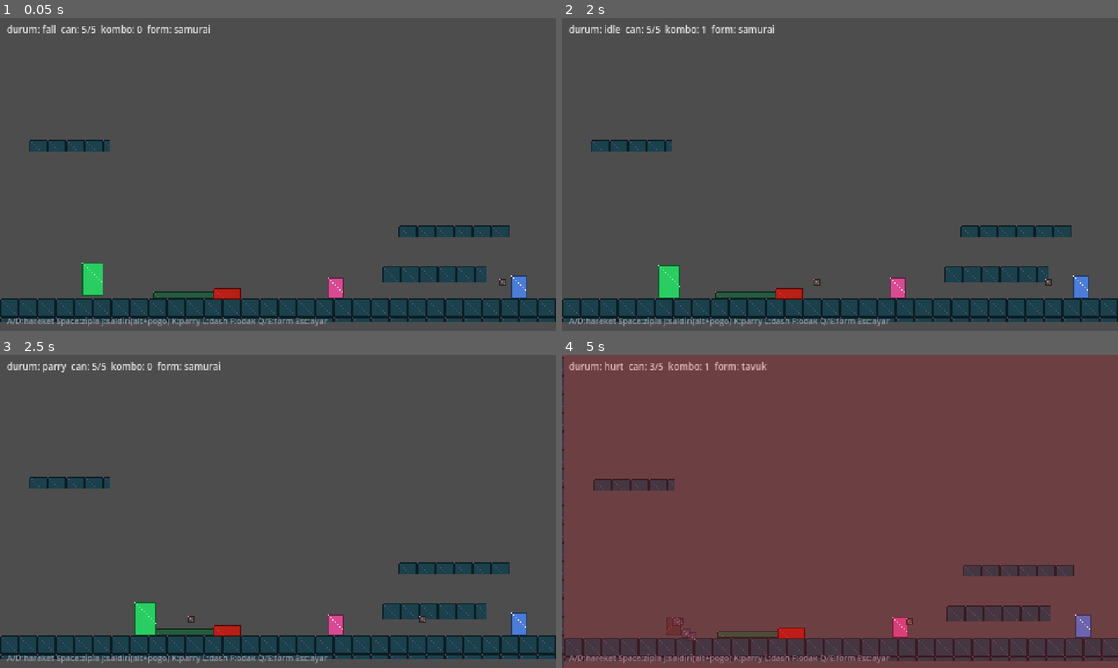
Above: before the commit, frames 1-4 (two rows, left to right).
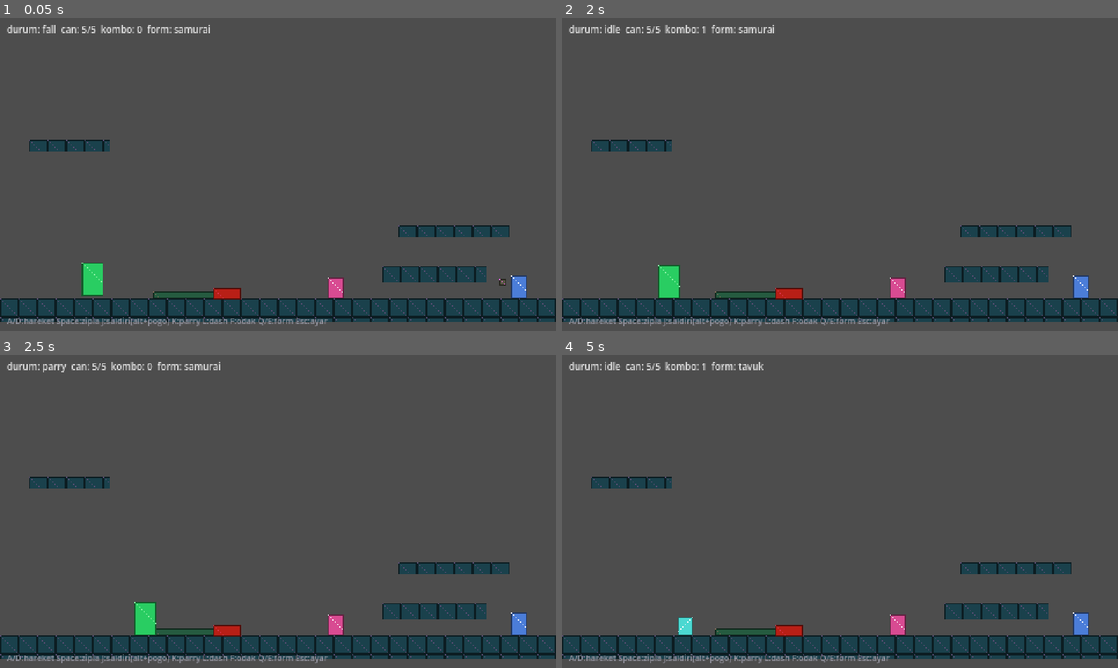
Above: after the commit, the same moments.

Repository: Eruldin/Honor-Meselesi
Game: Godot game, scene res://src/levels/test_room/TestRoom.tscn
The game is run twice, just before and just after one commit, with the same random seed, the same clock (stepped at 60 frames per second) and the same inputs. This scene is started directly instead of the project's main scene.
Inputs (mouse positions are in pixels of both pictures, inside the frame that each line leads up to):
- Up to frame 1 (0.05 s): no input
- Up to frame 2 (2 s): tap Enter (ui_accept) at 0.5 s; move the mouse to (962, 158) at 0.52 s; hold D (move_right) 0.53-1.25 s; tap K (parry) at 0.6 s; click (962, 158) at 0.67 s; tap Space (jump) at 0.77 s; drag from (728, 190) to (745, 287) at 1.27 s
- Up to frame 3 (2.5 s): tap Enter (ui_accept) at 2 s; move the mouse to (333, 442) at 2.02 s; hold D (move_right) from 2.03 s (still down); tap L (dash) at 2.1 s; tap K (parry) at 2.3 s
- Up to frame 4 (5 s): release D (move_right) at 2.75 s; drag from (812, 574) to (706, 624) at 2.77 s; move the mouse to (1006, 558) at 3.52 s; hold A (move_left) 3.53-4.25 s; tap E (form_next) at 3.6 s; tap Space (jump) at 3.77 s; tap K (parry) at 3.8 s; drag from (673, 464) to (667, 627) at 4.27 s

Frame 1 is identical in both runs. In frame 2, less than 0.1% of the frame differs, in the area x 45-89%, y 83-86%; in frame 3, less than 0.1%; in frame 4, 99%, in the area x 0-100%, y 0-100%.

Commit message:
dusman mermileri duvara carpar: Projectile + HomingMissile wall-stop (parry donusu de duvara takilir)
Co-Authored-By: Devin AI <158243242+devin-ai-integration[bot]@users.noreply.github.com>

Diff:
--- a/src/enemies/homing_missile.gd
+++ b/src/enemies/homing_missile.gd
@@ -7,6 +7,7 @@
 var _vel := Vector2.ZERO
 var _tuning: Tuning
 var _life := 5.0
+var _dead := false
 
 
 func _ready() -> void:
@@ -18,7 +19,7 @@
 
 	hitbox = Hitbox.new()
 	hitbox.collision_layer = 32
-	hitbox.collision_mask = 4
+	hitbox.collision_mask = 4 | 1  # oyuncu hurtbox + duvar govdesi
 	var col := CollisionShape2D.new()
 	var c := CircleShape2D.new()
 	c.radius = 6.0
@@ -26,6 +27,7 @@
 	hitbox.add_child(col)
 	add_child(hitbox)
 	hitbox.activate(DamageInfo.make(1, self, Vector2.ZERO, true, false))
+	hitbox.body_entered.connect(func(_b: Node) -> void: _explode())
 	_vel = Vector2(-_tuning.missile_speed, -60)
 
 
@@ -45,12 +47,15 @@
 ## Parry: fuze geri doner ve artik dusmanlara (Unit-0'a) vurur.
 func on_parried() -> void:
 	_vel = -_vel * 0.8
-	hitbox.collision_mask = 16
+	hitbox.collision_mask = 16 | 1
 	hitbox.struck.connect(func(_h: Hurtbox) -> void: _explode(), CONNECT_ONE_SHOT)
 	get_child(0).modulate = Color(0.3, 1.0, 1.0)
 
 
 func _explode() -> void:
+	if _dead:
+		return
+	_dead = true
 	var spr := get_child(0)
 	spr.scale = Vector2(3, 3)
 	spr.modulate = Color(1.0, 0.7, 0.2, 0.9)
--- a/src/enemies/projectile.gd
+++ b/src/enemies/projectile.gd
@@ -22,7 +22,7 @@
 
 	hitbox = Hitbox.new()
 	hitbox.collision_layer = 32
-	hitbox.collision_mask = 4  # player hurtbox
+	hitbox.collision_mask = 4 | 1  # player hurtbox + duvar govdesi
 	var col := CollisionShape2D.new()
 	var circle := CircleShape2D.new()
 	circle.radius = 4.0
@@ -31,6 +31,7 @@
 	add_child(hitbox)
 	hitbox.activate(DamageInfo.make(1, self,
 		Vector2(0, 60) if vertical else Vector2(direction * 60, 0), true, false))
+	hitbox.body_entered.connect(func(_b: Node) -> void: queue_free())
 	AudioManager.play_sfx(&"sfx/dash", global_position, -14.0, randf_range(1.15, 1.35))
 
 
@@ -51,7 +52,7 @@
 	_travelled = 0.0
 	if not vertical:
 		direction = -direction
-	hitbox.collision_mask = 16  # artik dusman hurtbox'lari
+	hitbox.collision_mask = 16 | 1  # artik dusman hurtbox'lari (+ duvar)
 	modulate_self()
 
 
--- a/tests/test_ch2.gd
+++ b/tests/test_ch2.gd
@@ -127,7 +127,7 @@
 	add_child_autofree(m)
 	m._vel = Vector2(50, 0)
 	m.on_parried()
-	assert_eq(m.hitbox.collision_mask, 16, "geriye donen fuze dusmana vurur")
+	assert_ne(m.hitbox.collision_mask & 16, 0, "geriye donen fuze dusmana vurur")
 
 
 func test_unit0_phase2_punch_keeps_phase_color() -> void:
